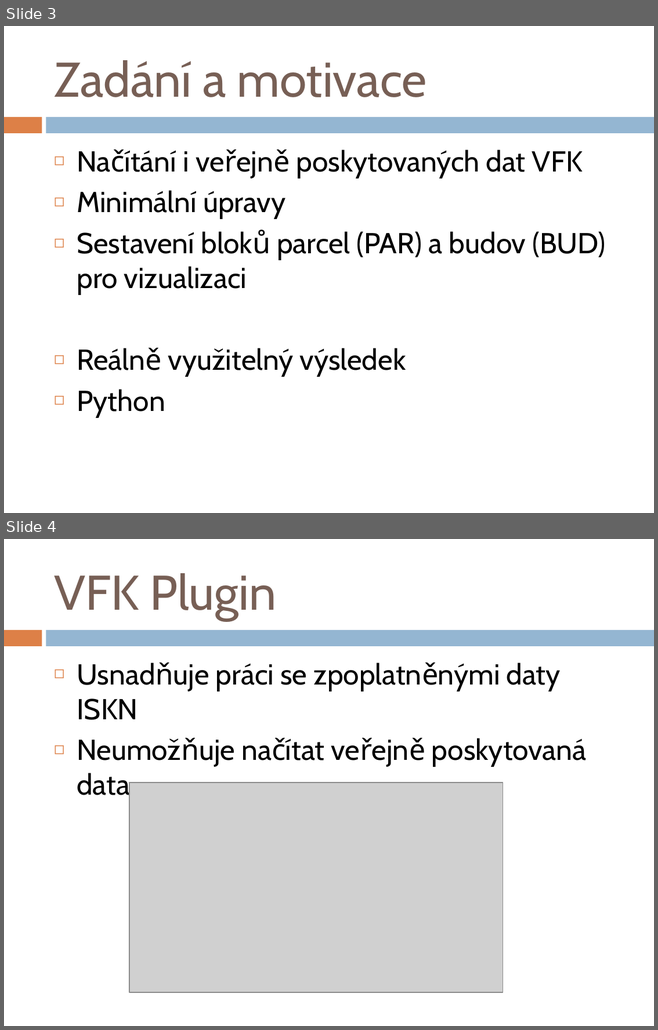
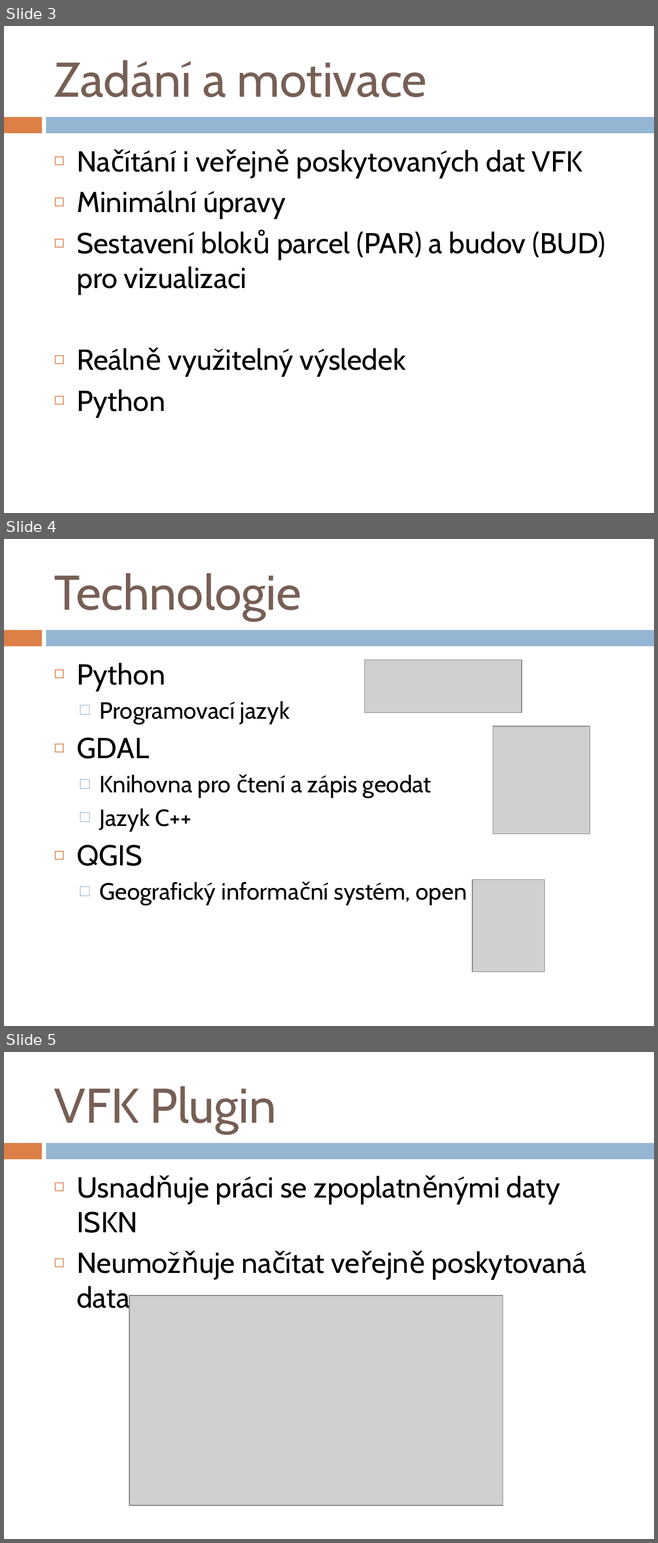
Before and after one commit to ctu-geoforall-lab-projects/bp-kettner-2018, a slide deck: prezentace/obhajoba_prezentace_kettner.pptx. Shown one above the other, each under a label of ours: slides 3 and 4 before the commit, slides 3, 4 and 5 after it. The pictures are 658x1030 and 658x1543 pixels, drawn with LibreOffice and Linux fonts; fonts in the diff are those of the drawing; grey boxes stand for pictures. Boxes give left, top, right and bottom in pixels: in the first picture for what was removed or moved away, otherwise in the second. Text is boxed around its words. In the diff, an @@ line names an element or a change of style, - is before the commit and + after.

```diff
--- a/prezentace/obhajoba_prezentace_kettner.pptx
+++ b/prezentace/obhajoba_prezentace_kettner.pptx
@@ slide 4 added at (x1=4, y1=539, x2=654, y2=1026), background #FFFFFF; not listed: 2 template elements that a slide beside it also shows @@
@@ title added at (x1=54, y1=573, x2=301, y2=620), 54 pt, text #775F55 @@
+Technologie
@@ picture added at (x1=365, y1=660, x2=521, y2=713) @@
@@ text added at (x1=76, y1=663, x2=536, y2=906), 26 pt, text #000000 @@
+◻ Python
+  □ Programovací jazyk
+◻ GDAL
+  □ Knihovna pro čtení a zápis geodat
+  □ Jazyk C++
+◻ QGIS
+  □ Geografický informační systém, open source
@@ picture added at (x1=492, y1=726, x2=590, y2=833) @@
@@ picture added at (x1=471, y1=880, x2=544, y2=972) @@
@@ what was slide 4 is now slide 5 @@
```
Also in this commit, not shown: 6 slides changed, 1 other slide added, 1 other file.
